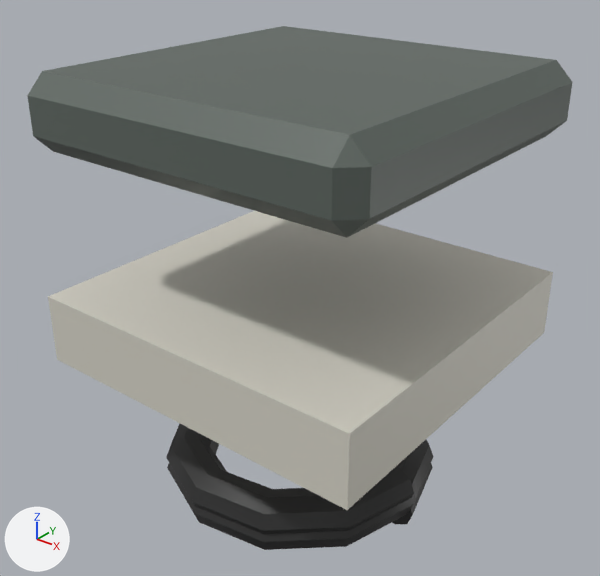
One commit to the FBX model GonFiles/Assets/Art/Animation/Jump Plate/GON-jumpplate-weigh-down.fbx: the scene before it, then after it.
Before and after are seen from a 50 mm lens placed at (0.0412, -0.0527, 0.0352), pointed at (-0.0007, -0.0003, 0.0026). The lights are fixed; the arrows at lower left show +X, +Y and +Z. Where no turn or scale is listed for an object, it has been applied to the vertices.
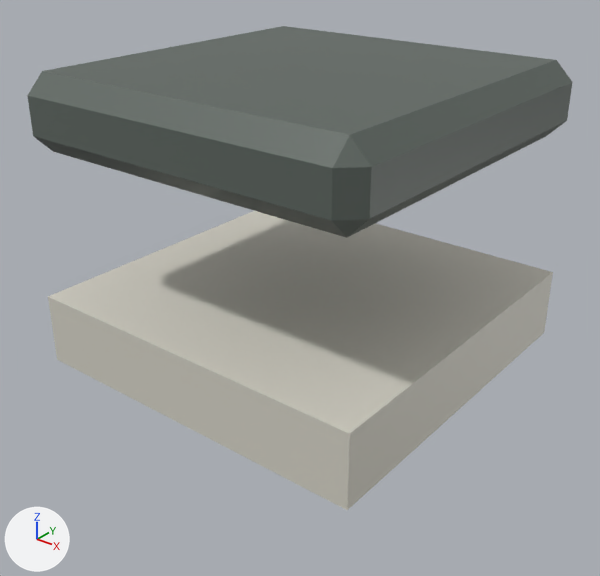
Edits to the bpy script that builds the scene:
```text
Remove ob_pasted__polysurface1:
    ob_pasted__polysurface1 = bpy.data.objects.new('pasted__polySurface1', me_mesh_002)
    ob_pasted__polysurface1.location = (-0.00053, -0.00012, -0.00985)
```

Pixel boxes [x1, y1, x2, y2] of what changed, in the pictures (600 x 576 px):
'pasted__polySurface1', deleted (black): before [166, 424, 434, 550]
